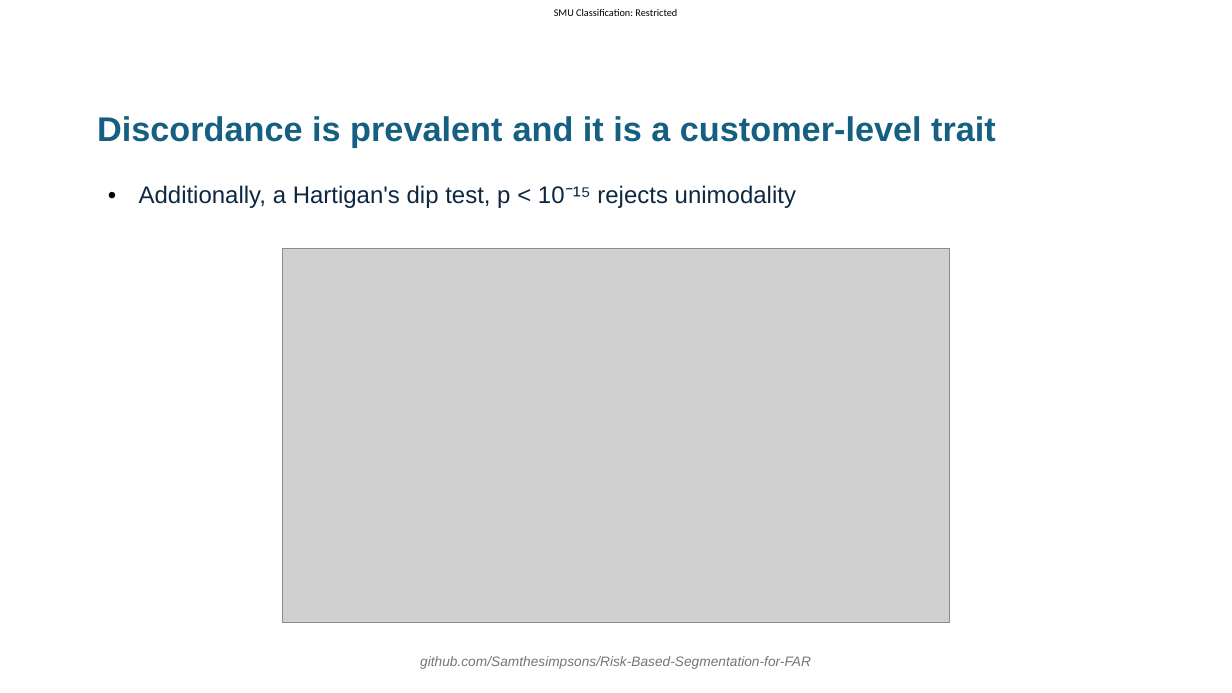
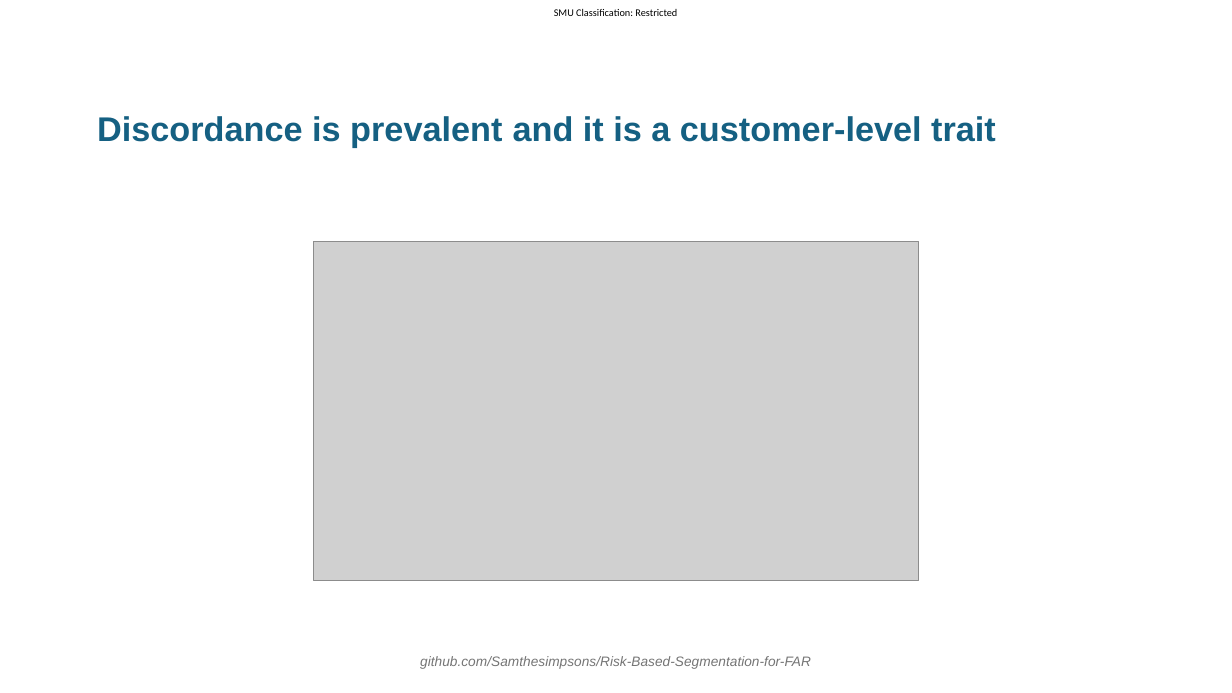
Before and after one commit to Samthesimpsons/Risk-Based-Segmentation-for-FAR, a slide deck: slide 10 of thesis/slides_draft_2/slides.pptx. Drawn at 1232x693 pixels with LibreOffice and Linux fonts; fonts in the diff are those of the drawing; grey boxes stand for pictures; background and template pictures are left out. Boxes give left, top, right and bottom in pixels: in the first picture for what was removed or moved away, otherwise in the second. Text is boxed around its words. In the diff, an @@ line names an element or a change of style, - is before the commit and + after.

```diff
--- a/thesis/slides_draft_2/slides.pptx
+++ b/thesis/slides_draft_2/slides.pptx
@@ text removed at bbox=[139, 185, 796, 208] @@
-• Additionally, a Hartigan's dip test, p < 10⁻¹⁵ rejects unimodality
@@ picture: place and size @@
-picture at bbox=[282, 249, 950, 623]
+picture at bbox=[313, 241, 918, 582]
```
Also in this commit, not shown: 23 other slides changed.
